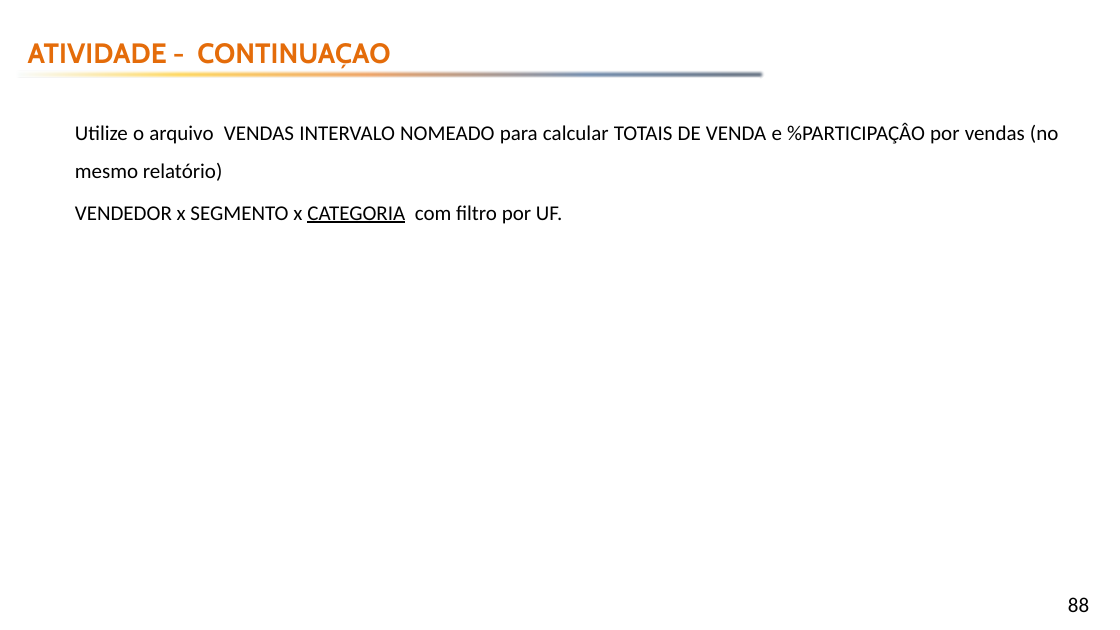
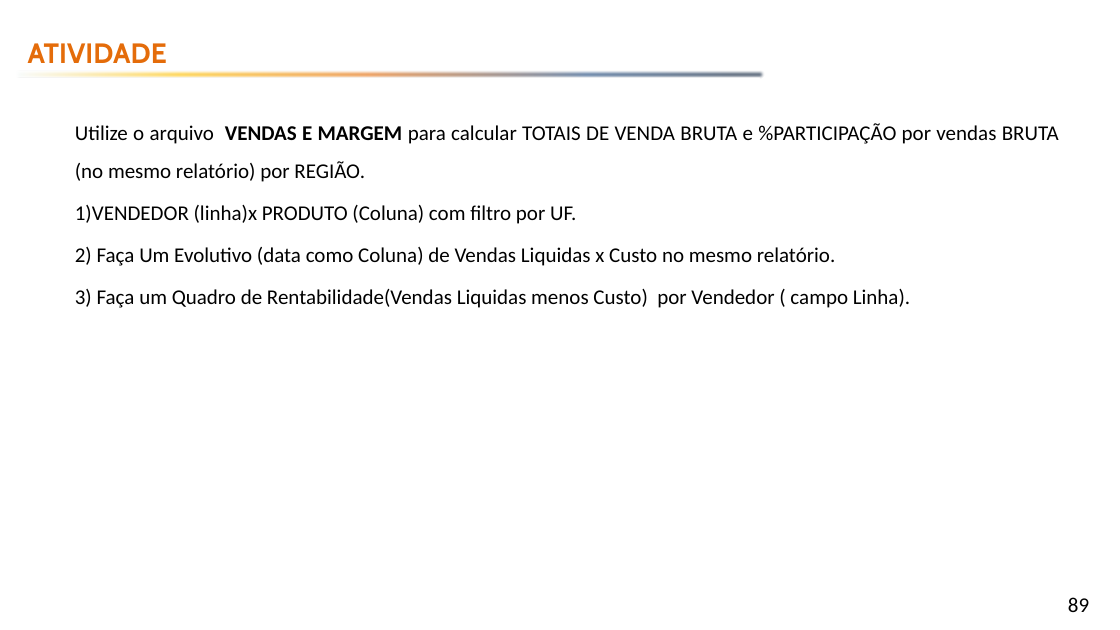
Before and after one commit to emerson-fenrir/Excel_Basico, a slide deck: slide 89 of Professor/Aula3.pptx (slide 88 before the commit). Drawn at 1120x630 pixels with LibreOffice and Linux fonts; fonts in the diff are those of the drawing; background and template pictures are left out. Boxes give left, top, right and bottom in pixels: in the first picture for what was removed or moved away, otherwise in the second. Text is boxed around its words. In the diff, an @@ line names an element or a change of style, - is before the commit and + after.

```diff
--- a/Professor/Aula3.pptx
+++ b/Professor/Aula3.pptx
@@ text at [28, 43, 167, 63]: text changed @@
-ATIVIDADE - CONTINUAÇAO
+ATIVIDADE
@@ text at [75, 123, 1059, 308]: text changed @@
-Utilize o arquivo VENDAS INTERVALO NOMEADO para calcular TOTAIS DE VENDA e %PARTICIPAÇÂO por vendas (no mesmo relatório)
-VENDEDOR x SEGMENTO x CATEGORIA com filtro por UF.
+Utilize o arquivo VENDAS E MARGEM para calcular TOTAIS DE VENDA BRUTA e %PARTICIPAÇÃO por vendas BRUTA (no mesmo relatório) por REGIÃO.
+1)VENDEDOR (linha)x PRODUTO (Coluna) com filtro por UF.
+2) Faça Um Evolutivo (data como Coluna) de Vendas Liquidas x Custo no mesmo relatório.
+3) Faça um Quadro de Rentabilidade(Vendas Liquidas menos Custo) por Vendedor ( campo Linha).
@@ page number at [1068, 597, 1089, 612]: text changed @@
-88
+89
```
Also in this commit, not shown: 3 other slides changed, 4 slides added, 9 other files.
